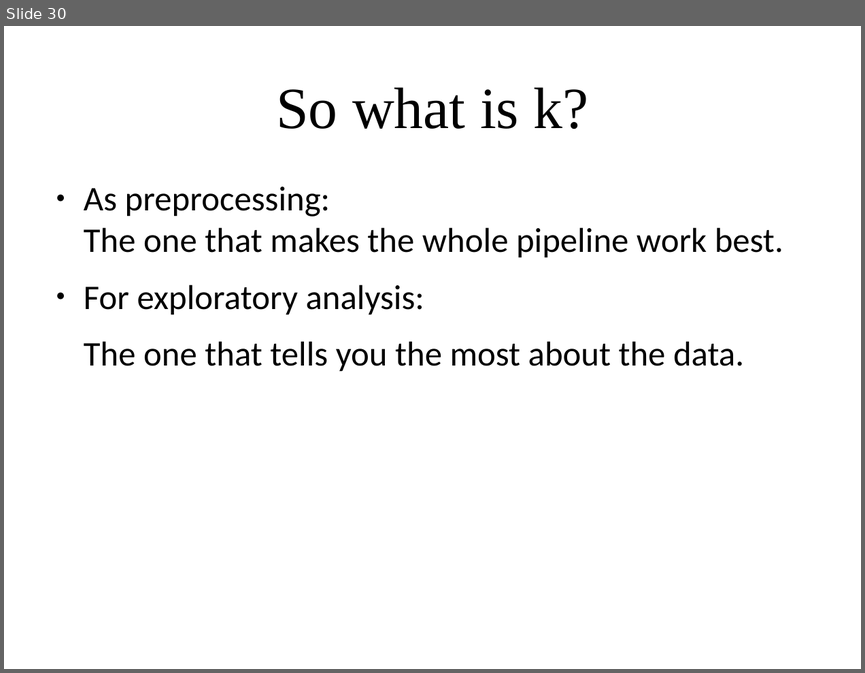
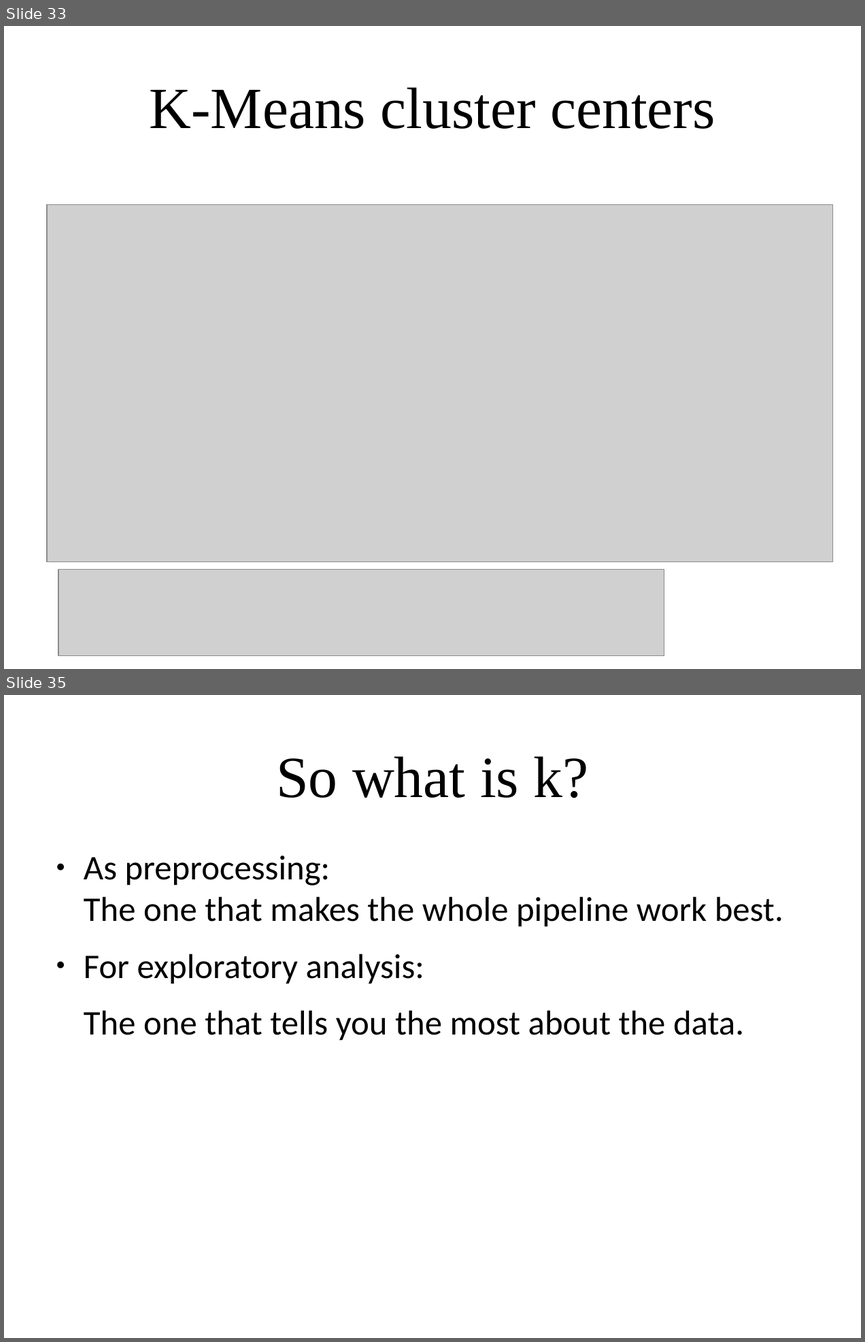
Before and after one commit to amueller/applied_ml_spring_2017, a slide deck: slides/aml-17-032717.odp. Shown one above the other, each under a label of ours: slide 30 before the commit, slides 33 and 35 after it; the slides between them are not shown. The pictures are 865x673 and 865x1342 pixels, drawn with LibreOffice and Linux fonts; fonts in the diff are those of the drawing; grey boxes stand for pictures. Boxes give left, top, right and bottom in pixels: in the first picture for what was removed or moved away, otherwise in the second. Text is boxed around its words. In the diff, an @@ line names an element or a change of style, - is before the commit and + after.

```diff
--- a/slides/aml-17-032717.odp
+++ b/slides/aml-17-032717.odp
@@ slide 33 added at (4,26,861,669), background #FFFFFF @@
@@ title added at (149,87,715,129), 54 pt, text #000000 @@
+K-Means cluster centers
@@ picture added at (47,205,833,562) @@
@@ picture added at (58,569,664,656) @@
@@ what was slide 30 is now slide 35 @@
```
Also in this commit, not shown: 1 slide changed, 5 other slides added, 1 slide removed, 1 other file.
